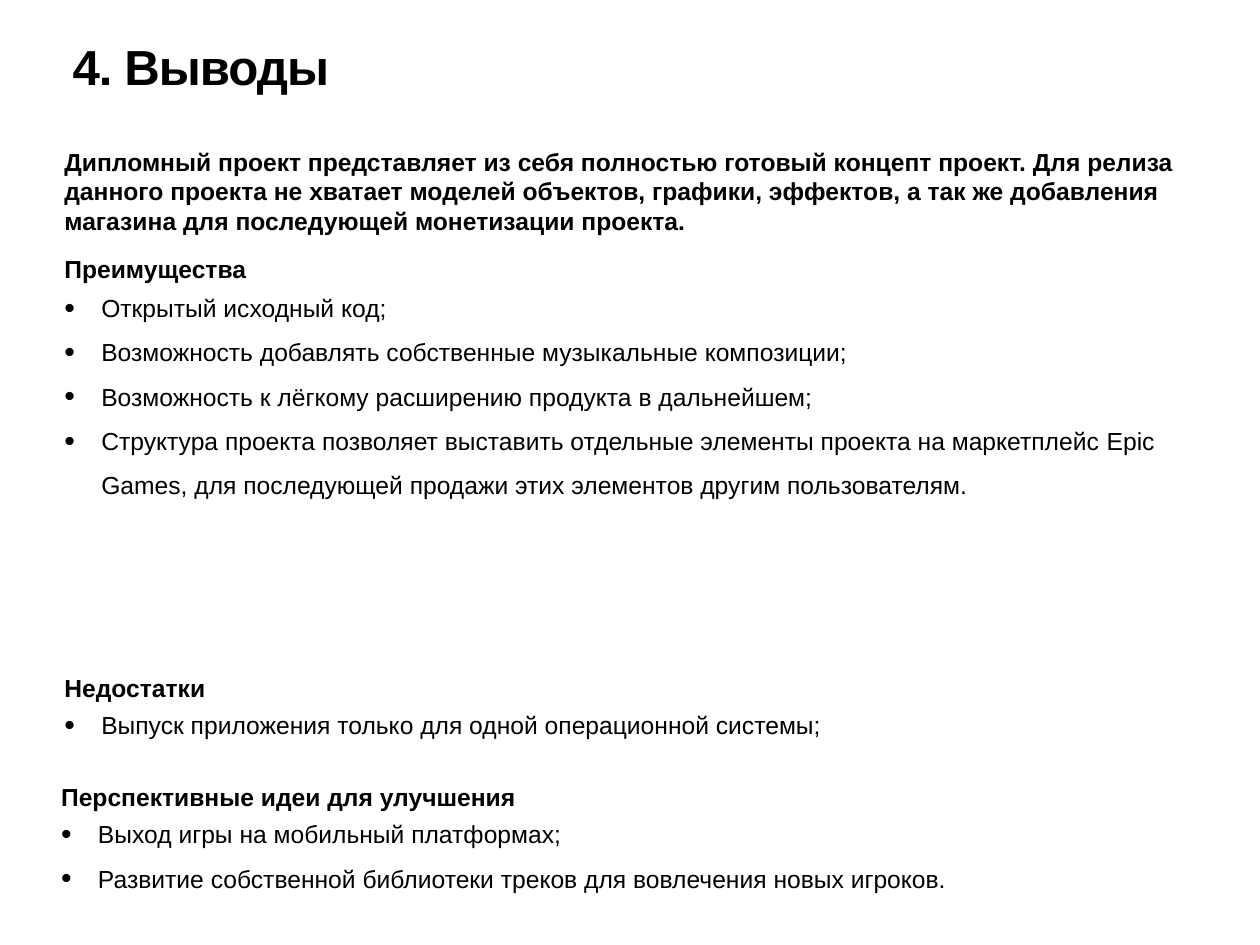
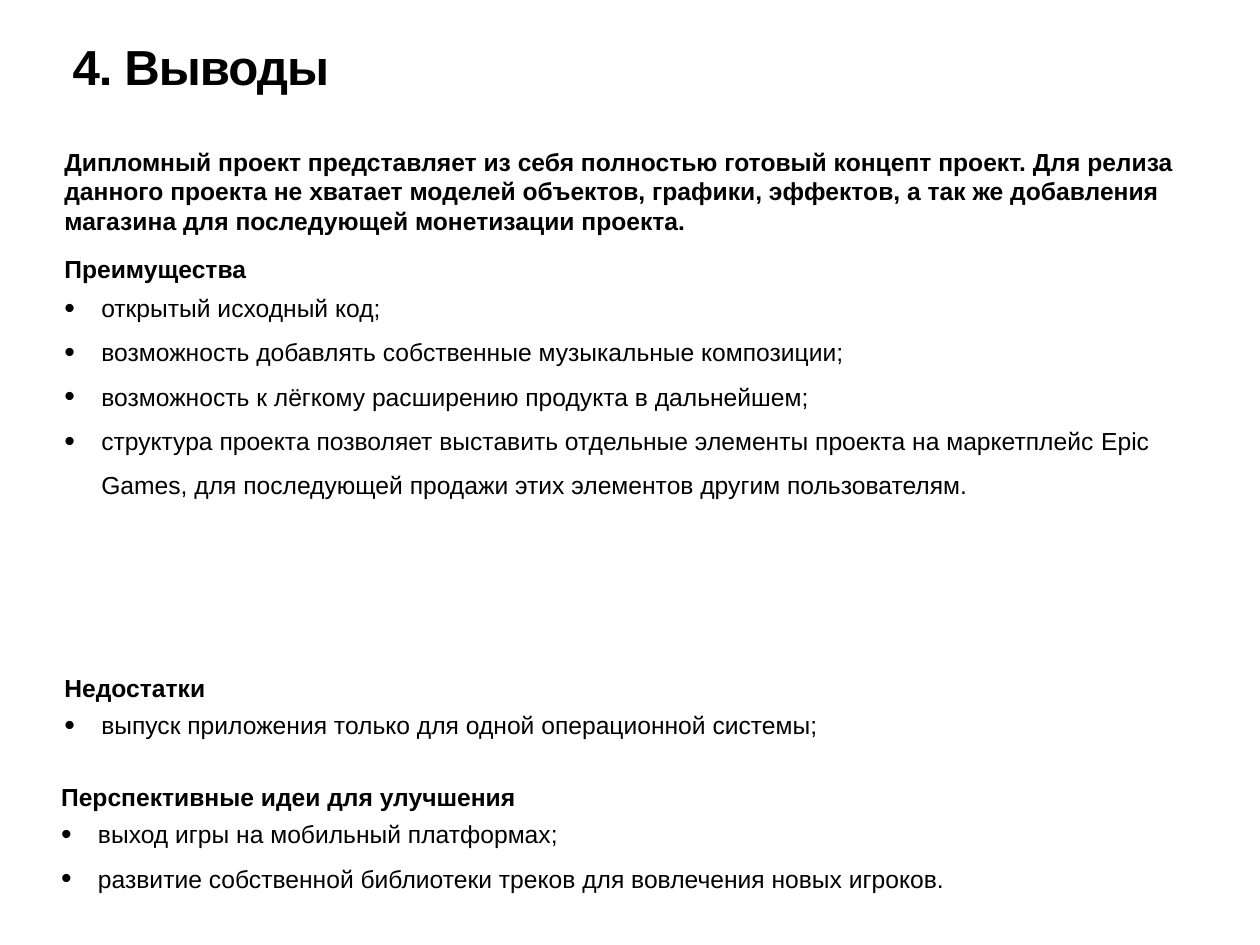
Before and after one commit to AlferGS/Diploma, a slide deck: slide 5 of Row/Плакат Бирюков.pptx. Drawn at 1260x945 pixels with LibreOffice and Linux fonts; fonts in the diff are those of the drawing. Boxes give left, top, right and bottom in pixels: in the first picture for what was removed or moved away, otherwise in the second. Text is boxed around its words. In the diff, an @@ line names an element or a change of style, - is before the commit and + after.

```diff
--- a/Row/Плакат Бирюков.pptx
+++ b/Row/Плакат Бирюков.pptx
@@ text at [101, 298, 1149, 499]: text changed @@
-• Открытый исходный код;
-• Возможность добавлять собственные музыкальные композиции;
-• Возможность к лёгкому расширению продукта в дальнейшем;
-• Структура проекта позволяет выставить отдельные элементы проекта на маркетплейс Epic Games, для последующей продажи этих элементов другим пользователям.
+• открытый исходный код;
+• возможность добавлять собственные музыкальные композиции;
+• возможность к лёгкому расширению продукта в дальнейшем;
+• структура проекта позволяет выставить отдельные элементы проекта на маркетплейс Epic Games, для последующей продажи этих элементов другим пользователям.
@@ text at [101, 715, 818, 739]: text changed @@
-• Выпуск приложения только для одной операционной системы;
+• выпуск приложения только для одной операционной системы;
@@ text at [98, 824, 944, 893]: text changed @@
-• Выход игры на мобильный платформах;
-• Развитие собственной библиотеки треков для вовлечения новых игроков.
+• выход игры на мобильный платформах;
+• развитие собственной библиотеки треков для вовлечения новых игроков.
```
Also in this commit, not shown: 2 other slides changed, 6 other files.
